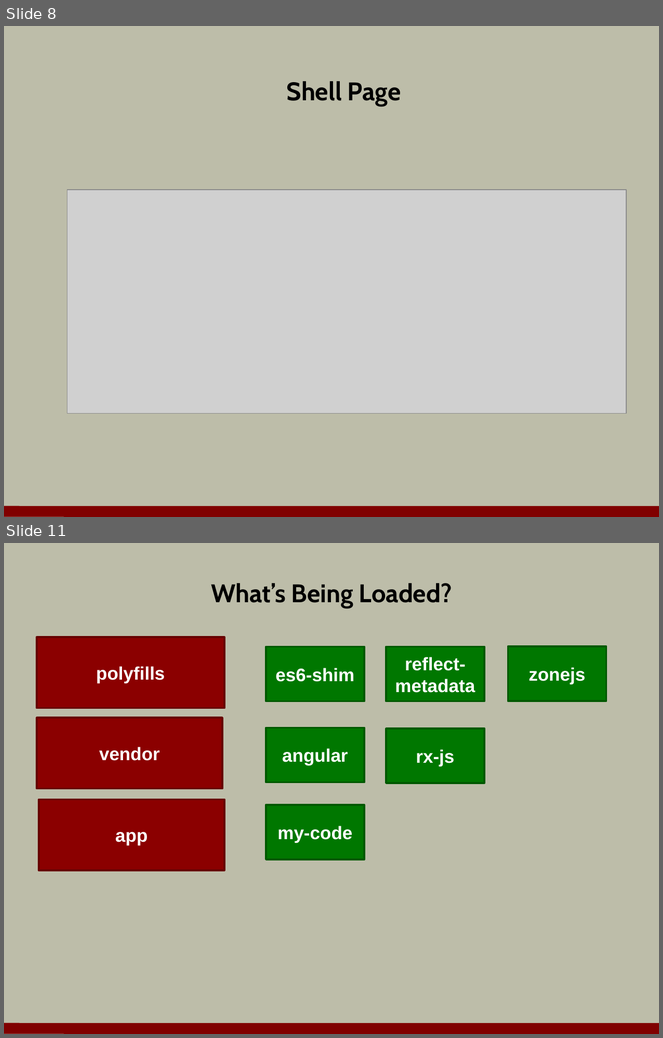
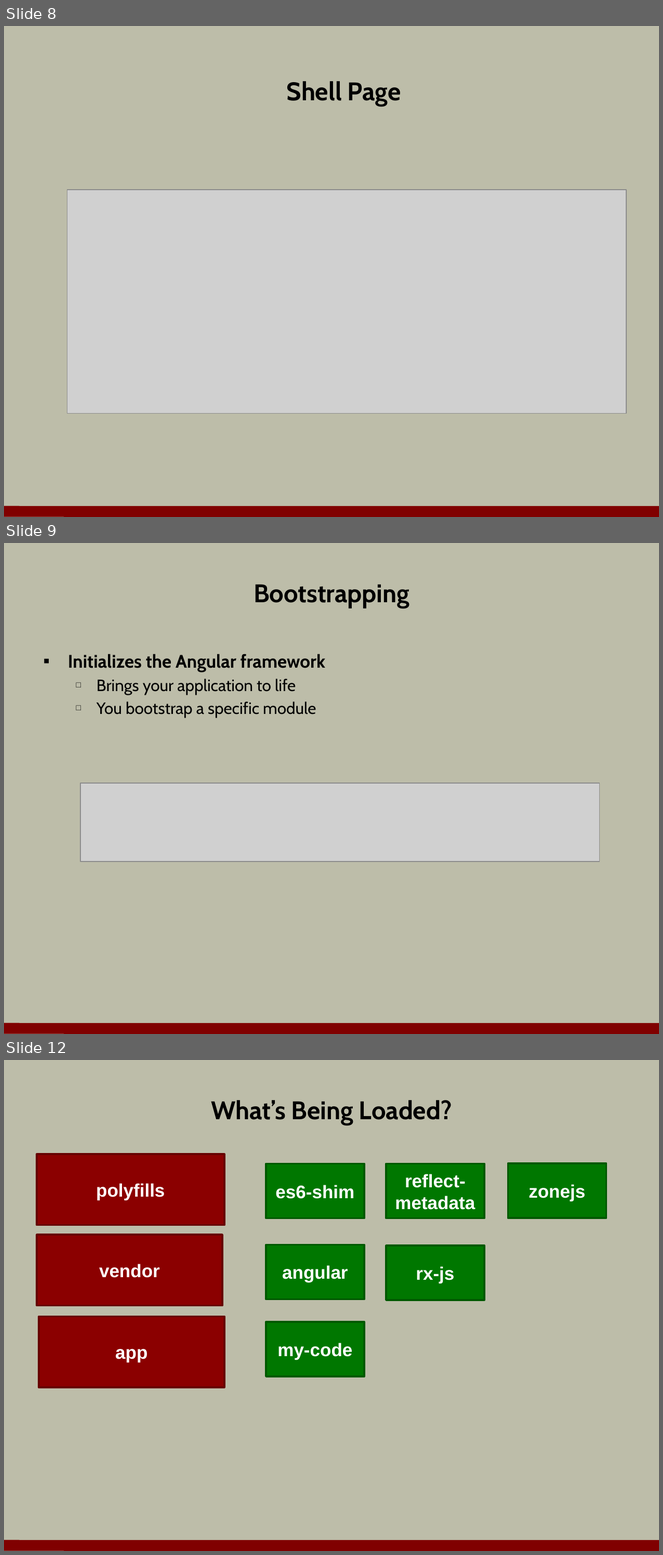
Before and after one commit to OdeToCode/classes, a slide deck: angular2/slides/01_Introduction.pptx. Shown one above the other, each under a label of ours: slides 8 and 11 before the commit, slides 8, 9 and 12 after it; the slides between them are not shown. The pictures are 663x1038 and 663x1555 pixels, drawn with LibreOffice and Linux fonts; fonts in the diff are those of the drawing; grey boxes stand for pictures; background and template pictures are left out. Boxes give left, top, right and bottom in pixels: in the first picture for what was removed or moved away, otherwise in the second. Text is boxed around its words. In the diff, an @@ line names an element or a change of style, - is before the commit and + after.

```diff
--- a/angular2/slides/01_Introduction.pptx
+++ b/angular2/slides/01_Introduction.pptx
@@ slide 9 added at <box>4,543,659,1034</box>, background #BDBDA9; not listed: 1 template element that a slide beside it also shows @@
@@ title added at <box>254,584,410,608</box>, 28 pt, text #000000, bold @@
+Bootstrapping
@@ text added at <box>68,654,325,718</box>, 18 pt, text #000000 @@
+▪ Initializes the Angular framework
+  □ Brings your application to life
+  □ You bootstrap a specific module
@@ picture added at <box>80,783,600,862</box> @@
@@ what was slide 11 is now slide 12 @@
```
Also in this commit, not shown: 1 slide changed, 1 other slide added, 2 slides removed, 1 other file.
